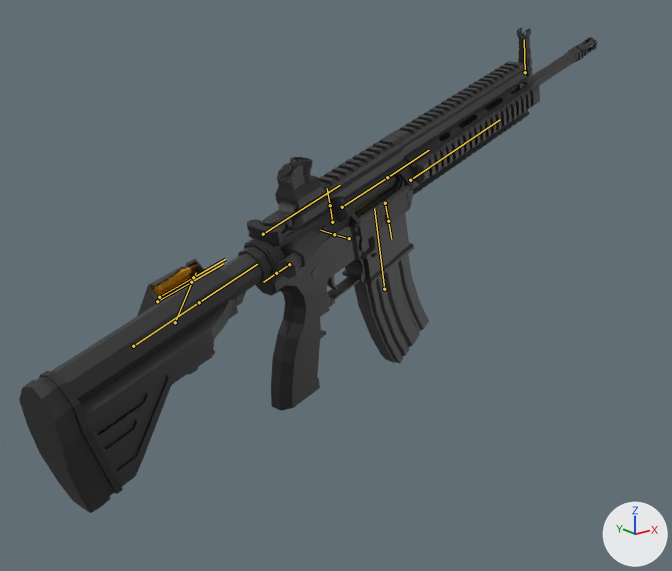
The Blender file Art/3D/Blender/Weapon/AR416/AR416.blend, before and after one commit.
The view is the same before and after, from a 50 mm camera at (-3.65, -4.73, 2.26) aimed at (0.66, 0.65, 0.1). Every picture has the same lights, and +X, +Y and +Z are marked at lower right. The older version comes first. Both versions are drawn at frame 59 of the action 'PartialReload'; the numbers are the values there. The bones that change, and the others that lie on the model, are drawn over the model as lines.

Objects in the first picture: 'Back Sight', 'Body', 'Front Sight', 'Grip', 'Magazine', 'Stock', 'dummy_mag'.
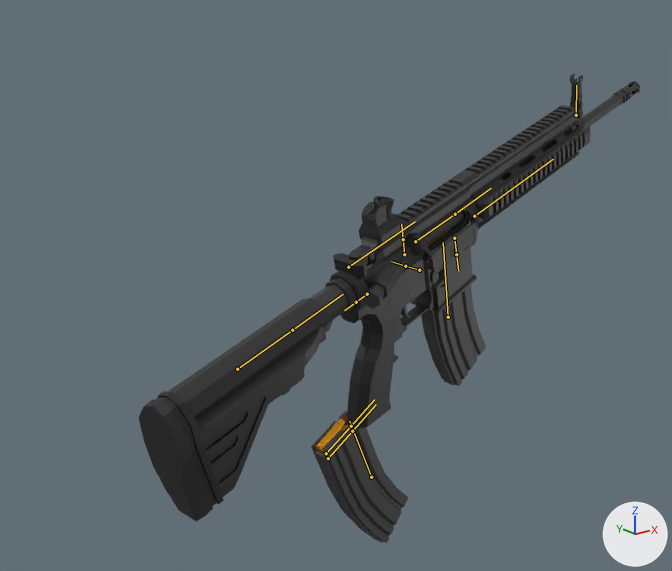
Pixel boxes (x1, y1, x2, y2) of what changed, in the pictures (672 x 571 px):
'Body', posed: before (153, 37, 597, 307); after (311, 81, 640, 454)
'Stock', posed (14% narrower, 9% shorter): before (19, 268, 238, 513); after (139, 298, 328, 522)
'Grip', posed (7% narrower, 9% shorter): before (271, 285, 330, 411); after (347, 314, 402, 429)
'dummy_mag', posed (13% narrower, 8% shorter): before (354, 192, 429, 364); after (421, 228, 486, 386)
'Magazine', posed: before (137, 259, 207, 316); after (311, 411, 408, 543)
'Back Sight', posed (10% narrower, 7% shorter): before (275, 157, 324, 212); after (359, 196, 403, 247)
'Front Sight', posed (12% narrower, 8% shorter): before (517, 27, 532, 77); after (570, 74, 583, 120)
bone 'body', root to tip: before (410, 180) to (500, 119); after (474, 216) to (553, 159)
bone 'mag', root to tip: before (175, 322) to (196, 272); after (371, 477) to (349, 421)

What the commit changed:
Bone 'body' (bone_body) moves from (-1.2, 0.57, -0.02) to (-0.58, 1.74, -0.02).
Bone 'body' (bone_body) turns from (-9, 6, 15) to (-8, 6, 14) degrees about its own x, y and z.
Bone 'mag' (bone_mag) moves from (2.05, -0.17, -1.98) to (0.44, -2.02, -1.64).
Bone 'mag' (bone_mag) turns from (2, -2, 36) to (-10, 0, -3) degrees about its own x, y and z.
